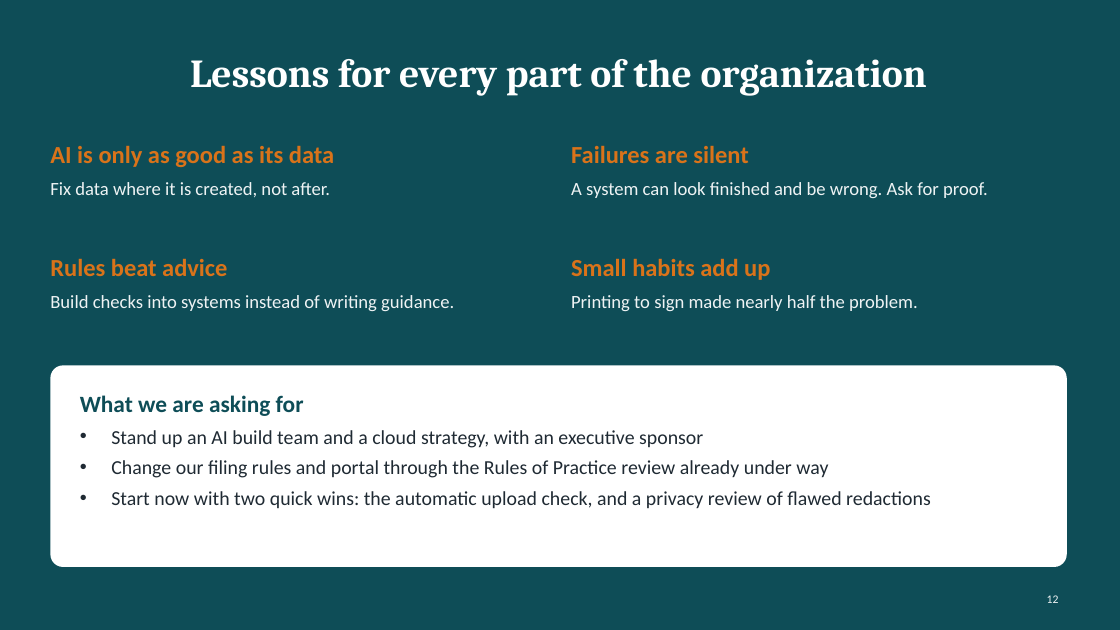
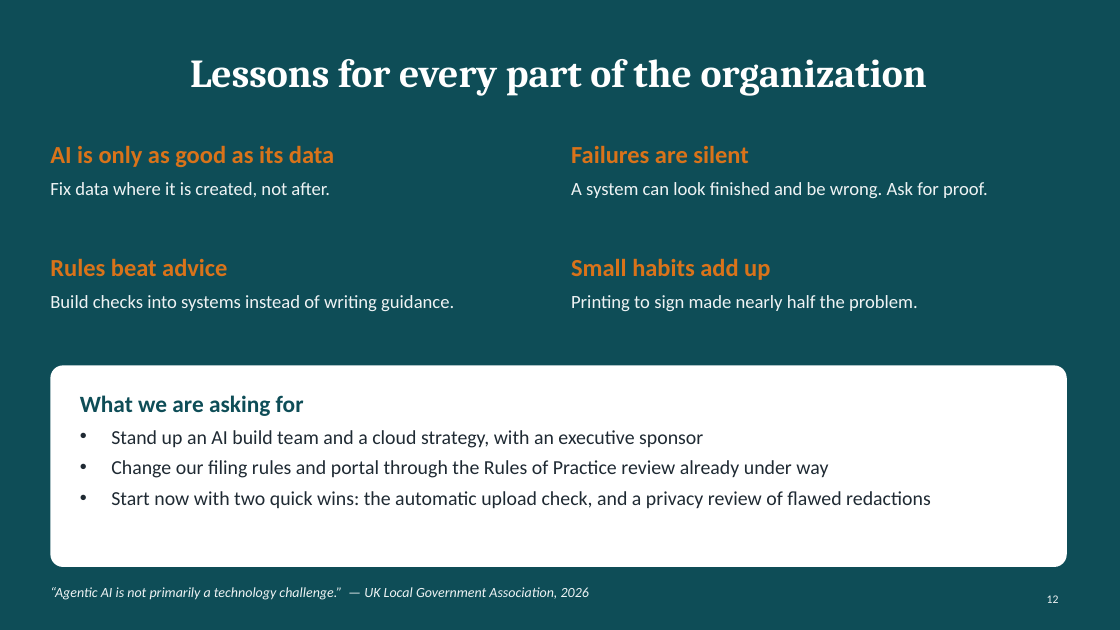
Before and after one commit to jasonvriends/cer-regdocs5, a slide deck: slide 12 of docs/ceo-deck/Getting our filings ready for AI.pptx. Drawn at 1120x630 pixels with LibreOffice and Linux fonts; fonts in the diff are those of the drawing. Boxes give left, top, right and bottom in pixels: in the first picture for what was removed or moved away, otherwise in the second. Text is boxed around its words. In the diff, an @@ line names an element or a change of style, - is before the commit and + after.

```diff
--- a/docs/ceo-deck/Getting our filings ready for AI.pptx
+++ b/docs/ceo-deck/Getting our filings ready for AI.pptx
@@ text added at [50, 587, 589, 600], 12 pt, text #EEF3F4, italic @@
+“Agentic AI is not primarily a technology challenge.” — UK Local Government Association, 2026
```
Also in this commit, not shown: 1 other file.
